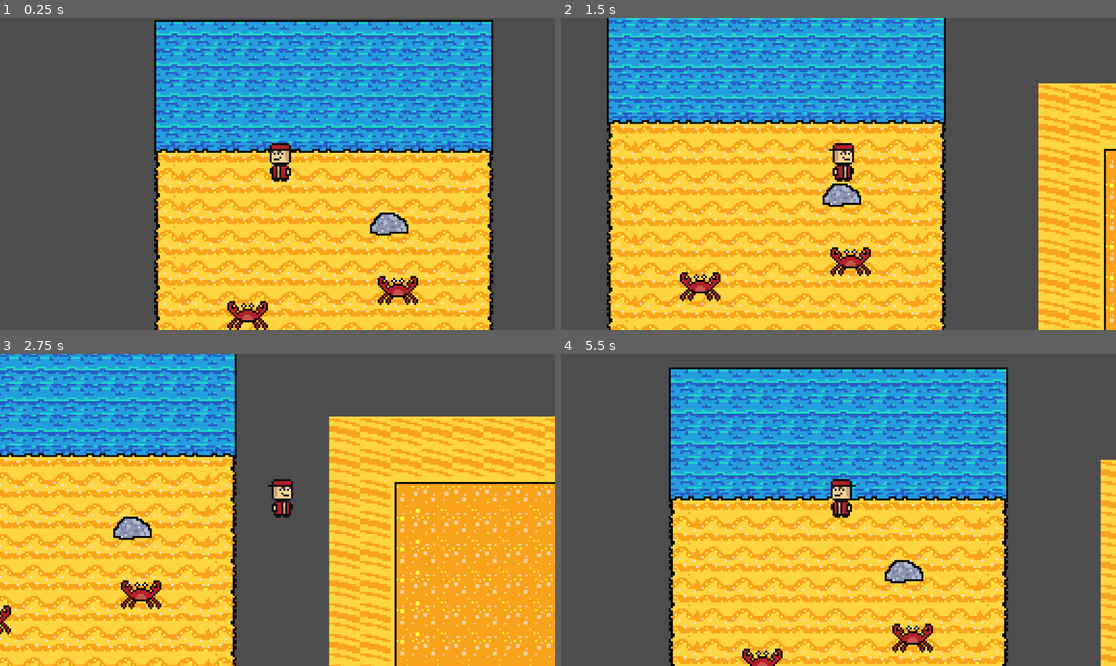
Above: before the commit, frames 1-4 (two rows, left to right).
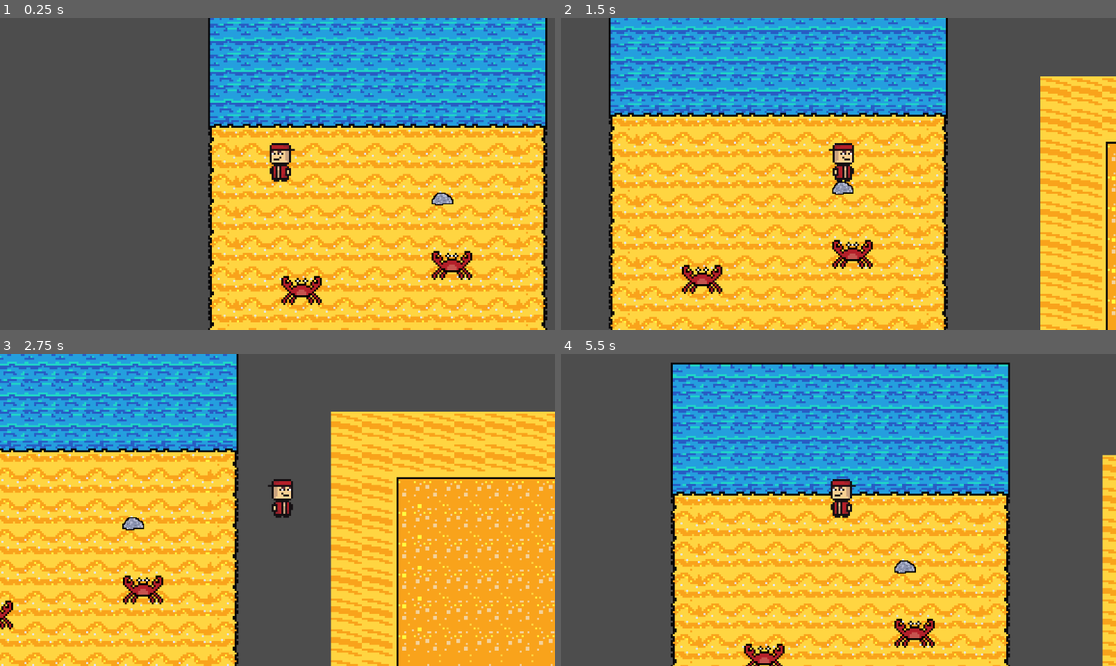
Above: after the commit, the same moments.

Repository: Antonekk/Brackeys-GJ-2024
Game: Godot game, scene res://Stages/beach.tscn
The game is run twice, just before and just after one commit, with the same random seed, the same clock (stepped at 60 frames per second) and the same inputs.
Inputs:
- Up to frame 1 (0.25 s): no input
- Up to frame 2 (1.5 s): tap Enter at 0.5 s; hold D (Move_Right) 0.53-1.28 s; hold Space (Dodge) 0.53-1.28 s; hold S (Move_Down) from 1.28 s (still down); tap Space (Dodge) at 1.35 s
- Up to frame 3 (2.75 s): tap Space (Dodge) at 2, 2.3 s; release S (Move_Down) at 2.03 s; hold D (Move_Right) from 2.03 s (still down); hold Shift (Run) from 2.03 s (still down)
- Up to frame 4 (5.5 s): release D (Move_Right) at 2.78 s; release Shift (Run) at 2.78 s; hold W (Move_Up) 2.78-3.53 s; tap Space (Dodge) at 2.85, 4.55 s; hold Space (Dodge) 3.53-4.28 s; hold A (Move_Left) 3.53-5.03 s; tap Shift (Run) at 4.35 s; hold S (Move_Down) from 5.03 s (still down); hold Space (Dodge) from 5.03 s (still down)

The runs differ from the first frame. In frame 1, 53% of the frame differs, in the area x 27-99%, y 0-100%; in frame 2, 47%; in frame 3, 42%; in frame 4, 41%.

Commit message:
Dodge Logic

Diff:
--- a/crab-storm/Entities/Player/player_movement.gd
+++ b/crab-storm/Entities/Player/player_movement.gd
@@ -3,16 +3,33 @@
 
 const SPEED = 75.0
 const RUN_SPEED = 110.0
-const DODGE_SPEED = 200.0
-const DODGE_TIME = 0.5
 
-var is_dodging: bool = false
+
+const DODGE_SPEED: float = 200.0
+const DODGE_COOLDOWN: float = 5.0
+const DODGE_TIME: float = 0.2
+
+
+enum DodgeState {CAN_DODGE, IS_DODGING ,DODGE_ON_COOLDOWN}
+
+var CurrentDodgingState : DodgeState = DodgeState.CAN_DODGE
+
+var dodge_direction:Vector2
 
 @onready var player_sprite: Sprite2D = $Sprite2D
 
 
-func handle_dodge(delta: float) -> void:
-	pass
+# function for handling dodging logic
+func handle_dodge_cooldowns() -> void:
+	CurrentDodgingState = DodgeState.IS_DODGING
+	await get_tree().create_timer(DODGE_TIME).timeout
+	print("DODGE ENDED")
+	CurrentDodgingState = DodgeState.DODGE_ON_COOLDOWN
+	await get_tree().create_timer(DODGE_COOLDOWN).timeout
+	print("DODGE IS UP")
+	CurrentDodgingState = DodgeState.CAN_DODGE
+
+
 
 
 
@@ -23,24 +40,31 @@
 	var direction_horizontal := Input.get_axis("Move_Left", "Move_Right")
 	var direction_vertical := Input.get_axis("Move_Up", "Move_Down")
 	var is_running := Input.is_action_pressed("Run")
-
+	var dodge_input := Input.is_action_pressed("Dodge")
 
 	 # Create a direction vector from the input
-	var direction2D = Vector2(direction_horizontal, direction_vertical)
+	var direction2D := Vector2(direction_horizontal, direction_vertical)
 
 	# Normalize the direction vector if it's not zero
 	if direction2D.length() > 0:
 		direction2D = direction2D.normalized()
 
-	# Set velocity based on the normalized direction
-	var movement_multiplier = SPEED if !is_running else RUN_SPEED
-	velocity = direction2D * movement_multiplier
-
-
-
 	# Handle sprite fliping
 	if direction_horizontal != 0:
 		player_sprite.flip_h = direction_horizontal > 0
 
+	if dodge_input and CurrentDodgingState == DodgeState.CAN_DODGE:
+		dodge_direction = direction2D
+		handle_dodge_cooldowns()
+
+	if CurrentDodgingState == DodgeState.IS_DODGING:
+		velocity = dodge_direction * DODGE_SPEED
+	else :
+		# Set velocity based on the normalized direction
+		var movement_multiplier := SPEED if !is_running else RUN_SPEED
+		velocity = direction2D * movement_multiplier
+
+
+
 	# Move the player using the velocity
 	move_and_slide()
--- a/crab-storm/Stages/beach.tscn
+++ b/crab-storm/Stages/beach.tscn
@@ -63,9 +63,10 @@
 
 [node name="Rock" parent="." instance=ExtResource("4_xk8pd")]
 position = Vector2(57, 26)
+scale = Vector2(0.559998, 0.559999)
 
 [node name="Player" parent="." instance=ExtResource("1_uhsh8")]
-position = Vector2(2, 4)
+position = Vector2(-26, 17)
 
 [node name="Camera2D" type="Camera2D" parent="Player"]
 position = Vector2(-2, -4)
Binary file added: crab-storm/Entities/Pickable/Rock/Art/rock2.png
Not shown, added: crab-storm/Entities/Pickable/Rock/Art/rock2.png.import
